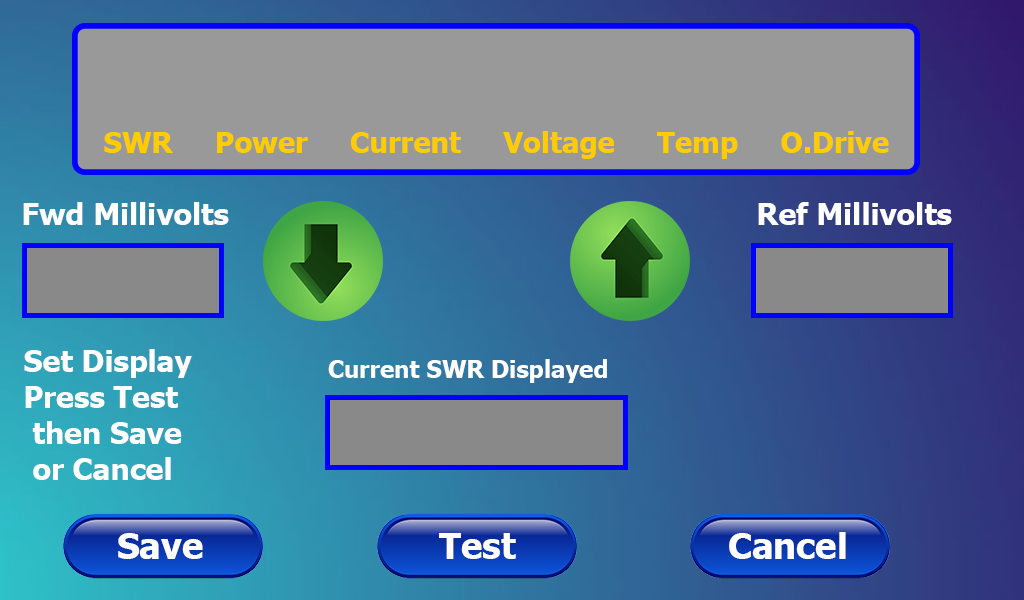
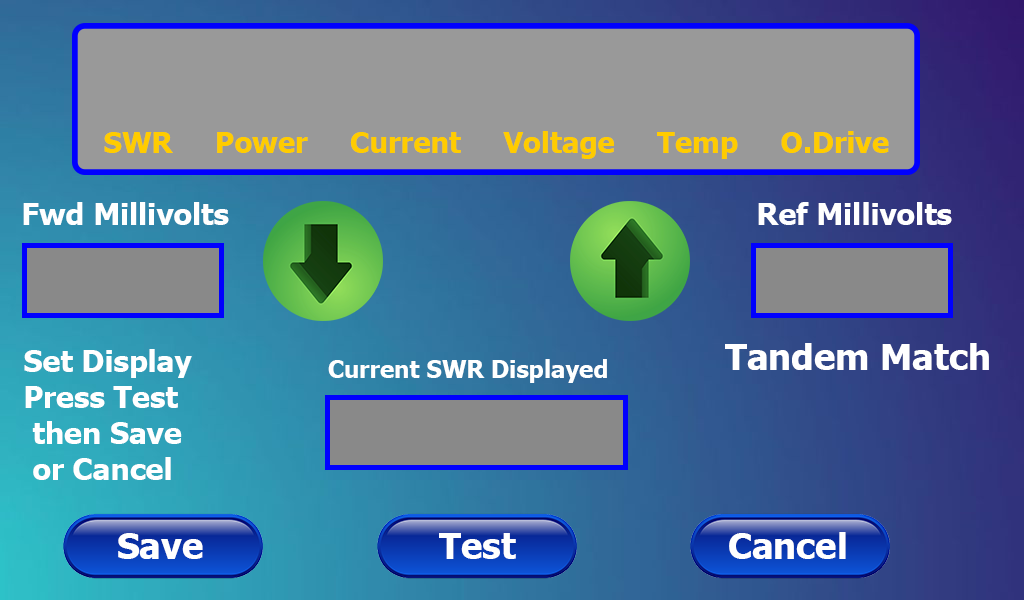
Revision of a layered (1024, 600) image; what changed, layer by layer:
added layer "Tandem Match" (2nd of 2) above "Forward Millivolts" over box(725, 343, 989, 370)
